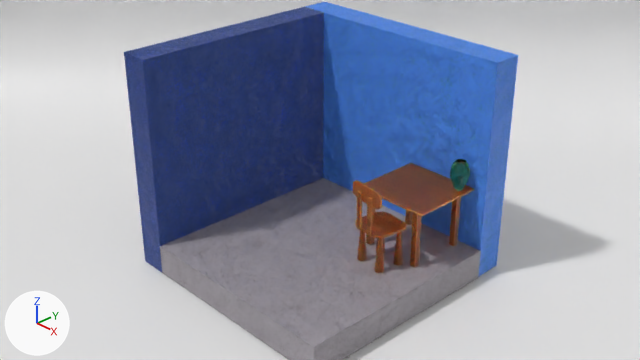
Before and after pictures for a commit that changed the Blender file Bedroom.blend.
Camera for both pictures: the file's camera 'Camera'. Arrows for +X, +Y and +Z are at lower left; the lights stay in place.

The first picture shows 'Back_rest', 'Legs', 'Plane', 'Rest_Support', 'Seat', 'Table_Leg', 'Table_Top', 'Vase', 'Walls'.
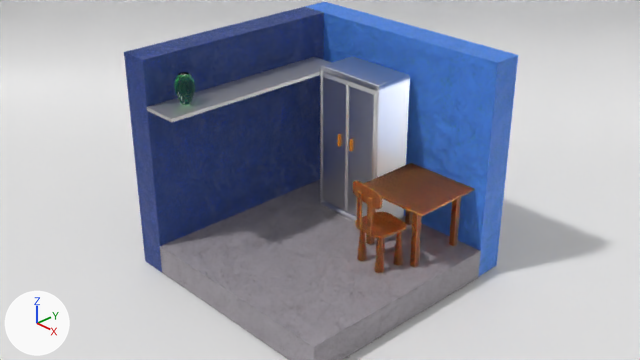
Boxes (x1, y1, x2, y2) around the edits, measured in the pictures (640 x 360 px):
'Cupboard', added: after (320, 56, 410, 222)
'shelf', added: after (147, 57, 331, 123)
'Vase', moved: before (450, 159, 470, 191); after (174, 72, 195, 105)
'Handle', added: after (337, 134, 353, 152)

The change in detail:
Material 'Handle' (mat_handle) is new.
Its base color is (0.8, 0.262, 0.00749) (orange #e78c15).
Material 'Material' (mat_material) is new.
Its base color is (0.8, 0.8, 0.8) (white #e7e7e7).
Its metallic is 1.0.
Its roughness is 0.322.
Material 'Metal' (mat_metal) is new.
Its base color is (0.8, 0.8, 0.8) (white #e7e7e7).
Its metallic is 1.0.
Mesh me_cube_009 is new.
It consists of a box spanning x -1.0..1.0, y -1.0..1.0, z -1.0..1.0; a box spanning x -14.2..-12.2, y -1.0..1.0, z -1.0..1.0.
It uses material mat_handle (orange #e78c15).
Mesh me_cube_008 is new.
It has 130 vertices, 129 faces and spans x -1.0..1.0, y -1.01..1.0, z -1.0..1.0.
It uses material mat_material (white #e7e7e7).
Mesh me_cube_006 is new.
It is a box spanning x -1.0..1.0, y -1.0..1.0, z -1.0..1.0.
It uses material mat_metal (white #e7e7e7).
Object 'Vase' (ob_vase) moves from (1.178, 1.35, 1.483) to (-1.256, -1.085, 2.611).
Object 'Handle' (ob_handle) is new; it shows me_cube_009.
Its location is (-0.257, 0.827, 1.593).
Its scale is (0.0172, 0.016, 0.0827).
Object 'Cupboard' (ob_cupboard) is new; it shows me_cube_008.
Its location is (-0.35, 1.147, 1.489).
Its scale is (0.544, 0.305, 1.06).
Object 'shelf' (ob_shelf) is new; it shows me_cube_006.
Its location is (-1.224, -0.105, 2.402).
Its scale is (0.261, 1.4, -0.0237).
